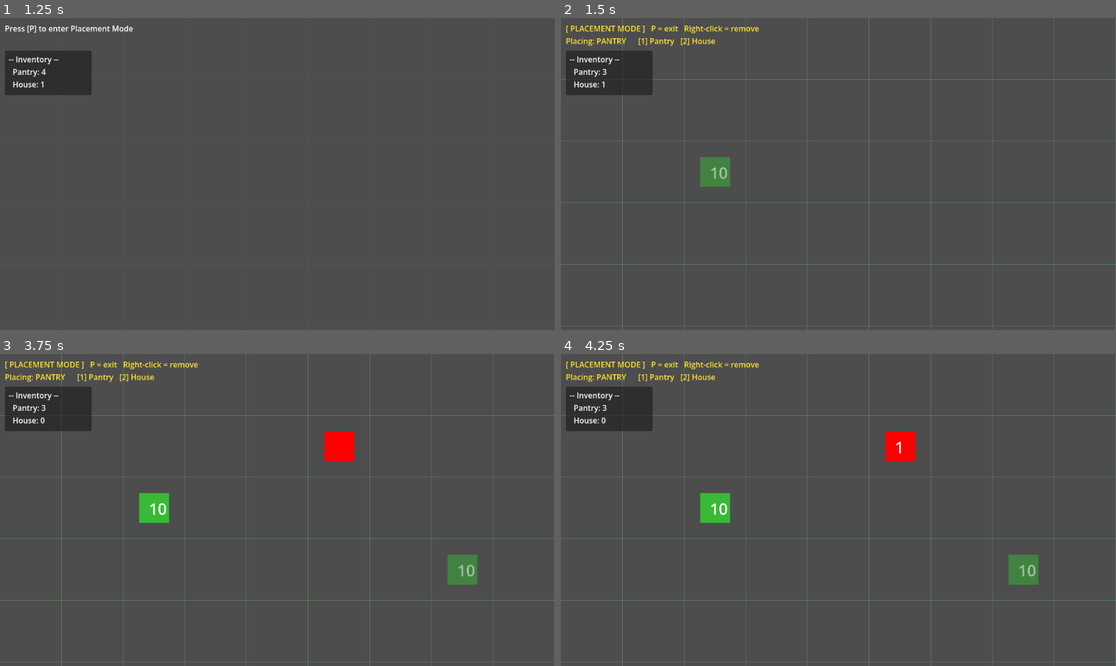
Above: before the commit, frames 1-4 (two rows, left to right).
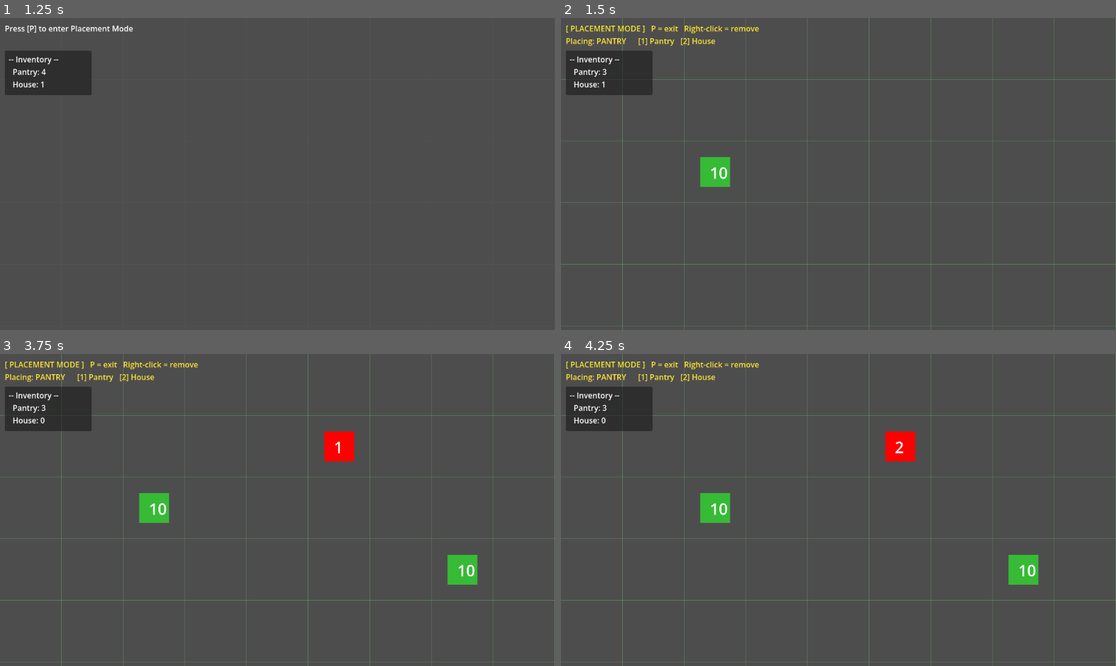
Above: after the commit, the same moments.

Repository: BigWing06/C3-Game-Jam-JARRN-Studios
Game: Godot game, scene res://scenes/RootGameScene/RootGameScene.tscn
The game is run twice, just before and just after one commit, with the same random seed, the same clock (stepped at 60 frames per second) and the same inputs. This scene is started directly instead of the project's main scene.
Inputs (mouse positions are in pixels of both pictures, inside the frame that each line leads up to):
- Up to frame 1 (1.25 s): tap P at 0.5, 0.6 s; move the mouse to (399, 158) at 0.52 s; click (399, 158) at 0.67 s
- Up to frame 2 (1.5 s): tap P at 1.25 s; move the mouse to (727, 189) at 1.27 s; tap 1 at 1.35 s; click (727, 189) at 1.42 s
- Up to frame 3 (3.75 s): tap Enter at 2 s; move the mouse to (333, 441) at 2.02 s; tap 2 at 2.1 s; click (333, 441) at 2.17 s; tap Space at 2.75 s; move the mouse to (249, 572) at 2.77 s; tap P at 2.85, 3.5 s; click (249, 572) at 2.92 s; move the mouse to (444, 556) at 3.52 s; tap 1 at 3.6 s; click (444, 556) at 3.67 s
- Up to frame 4 (4.25 s): no input

Frame 1 is identical in both runs. In frame 2, 0.5% of the frame differs, in the area x 25-31%, y 44-55%; in frame 3, 0.5%; in frame 4, 0.5%, in the area x 60-86%, y 28-74%.

Commit message:
naming clarity update, place_entity changes hovering preview to real scene

Diff:
--- a/pantry-planners/scenes/PlacementTileMap/PlacementTileMap.gd
+++ b/pantry-planners/scenes/PlacementTileMap/PlacementTileMap.gd
@@ -43,7 +43,7 @@
 var _placement_mode: bool       = false
 var _selected_item:  String     = "pantry"
 var _hovered_tile:   Vector2i   = Vector2i(-1, -1)
-var _hover_preview:  Node       = null  # live scene instance shown while hovering
+var _hovering_preview:  Node       = null  # live ghost instance shown while hovering
 
 # ---------------------------------------------------------------------------
 # Node references
@@ -66,9 +66,9 @@
 
 func _place_initial_entities() -> void:
 	for pos in initial_pantry_positions:
-		_register_entity(pos, "pantry", false)
+		_place_entity(pos, "pantry", false)
 	for pos in initial_house_positions:
-		_register_entity(pos, "house", false)
+		_place_entity(pos, "house", false)
 
 # ---------------------------------------------------------------------------
 # Input
@@ -130,13 +130,11 @@
 		var origin := Vector2(grid_pos) * CELL_SIZE
 
 		if entity_type in scene_dict:
-			if not is_instance_valid(data["scene"]):
-				var scene = scene_dict[entity_type].instantiate()
-				$Entities.add_child(scene)
-				scene.position = origin + (CELL_SIZE / 2)
-				_grid_data[grid_pos]["scene"] = scene
+			continue
+			# no need because scenes will render themselves,
+			# they are placed via _place_initial_entities()
 		else:
-			# TODO: replace with actual house / pantry
+			# fallback placeholder
 			var fill_col: Color = ENTITY_COLORS.get(entity_type, Color.GRAY)
 			if not data["player_can_edit"]:
 				fill_col = fill_col.darkened(0.25)
@@ -156,9 +154,9 @@
 # Spawns (or clears) the live hover preview node.
 # Called whenever the hovered tile or selected item changes, and on mode toggle.
 func _refresh_hover_preview() -> void:
-	if is_instance_valid(_hover_preview):
-		_hover_preview.queue_free()
-		_hover_preview = null
+	if is_instance_valid(_hovering_preview):
+		_hovering_preview.queue_free()
+		_hovering_preview = null
 
 	# No preview needed outside placement mode or off the grid
 	if not _placement_mode or not _is_valid_tile(_hovered_tile):
@@ -167,11 +165,11 @@
 
 	# If the item has a real scene, spawn a translucent ghost preview
 	if scene_dict.has(_selected_item):
-		_hover_preview = scene_dict[_selected_item].instantiate()
-		_hover_preview.add_to_group("hovering")
-		_hover_preview.modulate = Color(1.0, 1.0, 1.0, 0.5)
-		_hover_preview.position = grid_to_world_center(_hovered_tile)
-		add_child(_hover_preview)
+		_hovering_preview = scene_dict[_selected_item].instantiate()
+		_hovering_preview.add_to_group("hovering")
+		_hovering_preview.modulate = Color(1.0, 1.0, 1.0, 0.5)
+		_hovering_preview.position = grid_to_world_center(_hovered_tile)
+		add_child(_hovering_preview)
 
 	queue_redraw()
 
@@ -209,7 +207,7 @@
 	if _inventory.get(_selected_item, 0) <= 0:
 		return
 
-	_register_entity(tile, _selected_item, true)
+	_place_entity(tile, _selected_item, true)
 	_inventory[_selected_item] -= 1
 	queue_redraw()
 	_update_ui()
@@ -229,11 +227,26 @@
 	_update_ui()
 
 
-func _register_entity(tile: Vector2i, entity_type: String, player_can_edit: bool) -> void:
+func _place_entity(tile: Vector2i, entity_type: String, player_can_edit: bool) -> void:
 	if not _is_valid_tile(tile) or _grid_data.has(tile):
 		push_error("[PlacementTileMap] Cannot register entity at %s." % str(tile))
 		return
-	_grid_data[tile] = { "type": entity_type, "player_can_edit": player_can_edit, "scene": _hover_preview }
+	var scene_node: Node = null
+	if is_instance_valid(_hovering_preview):
+		# Convert the ghost preview into a permanent placed entity
+		_hovering_preview.remove_from_group("hovering")
+		_hovering_preview.add_to_group("placed")
+		_hovering_preview.modulate = Color(1.0, 1.0, 1.0, 1.0)
+		_hovering_preview.reparent($Entities)
+		scene_node        = _hovering_preview
+		_hovering_preview = null  # ownership transferred to _grid_data
+	elif scene_dict.has(entity_type):
+		# Pre-placed: no preview exists, instantiate directly as a placed entity
+		scene_node = scene_dict[entity_type].instantiate()
+		scene_node.add_to_group("placed")
+		scene_node.position = grid_to_world_center(tile)
+		$Entities.add_child(scene_node)
+	_grid_data[tile] = { "type": entity_type, "player_can_edit": player_can_edit, "scene": scene_node }
 
 # ---------------------------------------------------------------------------
 # Public API — called by level scripts or a future GameManager
@@ -242,7 +255,7 @@
 ## Place a pre-defined (non-removable) entity at a grid position from code.
 ## Use this in a level's _ready() to set up fixed layout elements.
 func place_entity_at(tile: Vector2i, entity_type: String) -> void:
-	_register_entity(tile, entity_type, false)
+	_place_entity(tile, entity_type, false)
 	queue_redraw()
 
 
